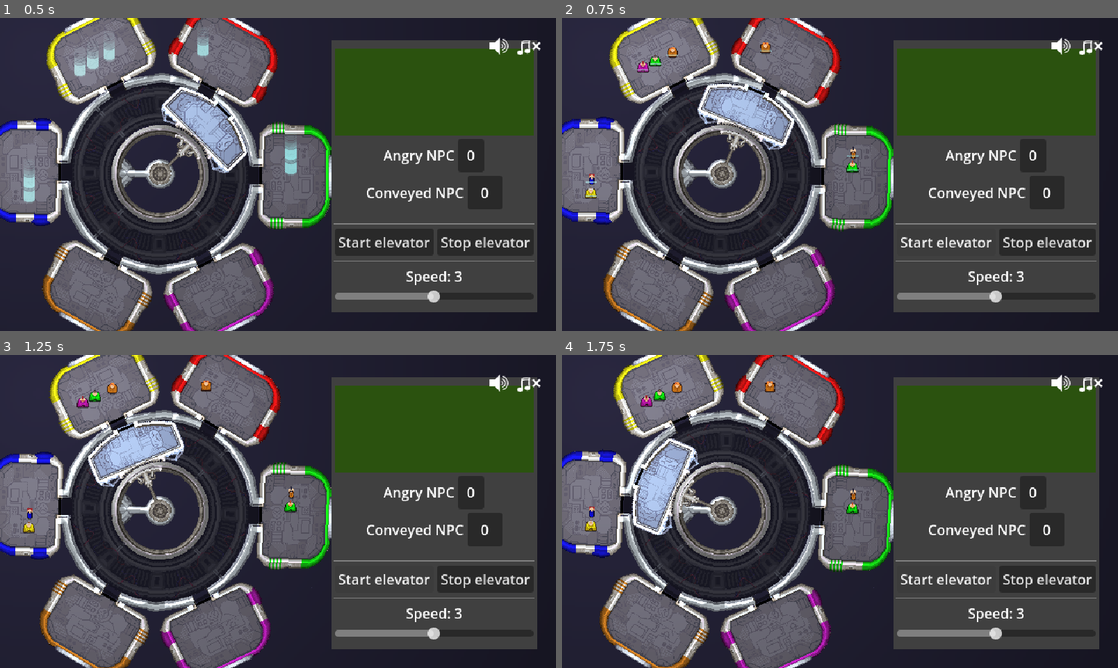
Above: before the commit, frames 1-4 (two rows, left to right).
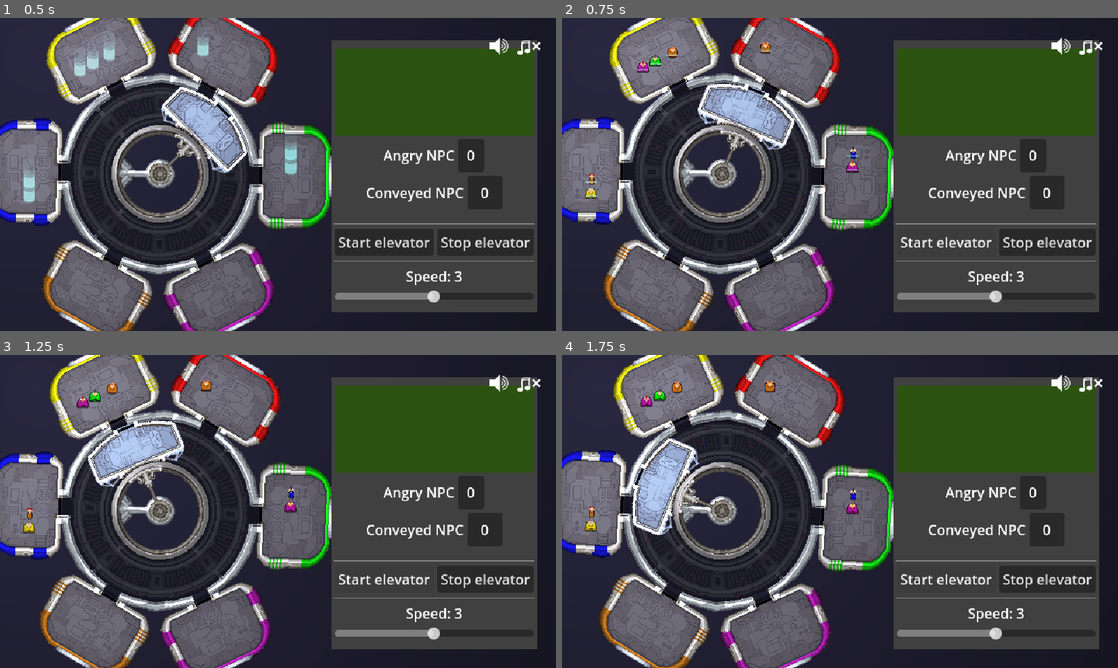
Above: after the commit, the same moments.

Repository: tehelka-gamedev/gmtk-2025
Game: Godot game, scene res://main.tscn
Two runs of this game, one before a commit and one after it. Both use one fixed random seed, a clock stepped at 60 frames per second and the inputs below. The engine's default icon, where the game draws it, is replaced by a stand-in: a white triangle on a blue panel in a dark square. Sound files missing from this copy of the repository are replaced by a short silence.
Inputs:
- Up to frame 1 (0.5 s): no input
- Up to frame 2 (0.75 s): click "Start elevator" at 0.5 s
- Up to frame 3 (1.25 s): no input
- Up to frame 4 (1.75 s): click "Start elevator" at 1.25 s

Frame 1 is identical in both runs. In frame 2, less than 0.1% of the frame differs, in the area x 4-54%, y 42-54%; in frame 3, less than 0.1%; in frame 4, less than 0.1%, in the area x 4-54%, y 44-52%.

Commit message:
fix npc spawning in other color than their color

Diff:
--- a/godot/scripts/game_manager.gd
+++ b/godot/scripts/game_manager.gd
@@ -31,6 +31,11 @@
     if OS.has_feature("editor"):
         AudioManager.mute_bgm(true)
 
+    var color_array: Array = Enum.NPCColors.values()
+    for i: int in len(rooms):
+        (rooms[i] as Room).color = color_array[i]
+        (rooms[i] as Room).decal_to_use = i % 2
+
     for i in range(starting_npc_count):
         _spawn_npc()
 
@@ -48,10 +53,7 @@
     _control_panel.stop_elevator_pressed.connect(elevator.on_stop_elevator)
     _narrative_manager.update.connect(_control_panel.message_panel.set_message)
 
-    var color_array: Array = Enum.NPCColors.values()
-    for i: int in len(rooms):
-        (rooms[i] as Room).color = color_array[i]
-        (rooms[i] as Room).decal_to_use = i % 2
+
 
 
 func _on_npc_mood_state_changed(old_mood_state: MoodGauge.MoodState, new_mood_state: MoodGauge.MoodState) -> void:
